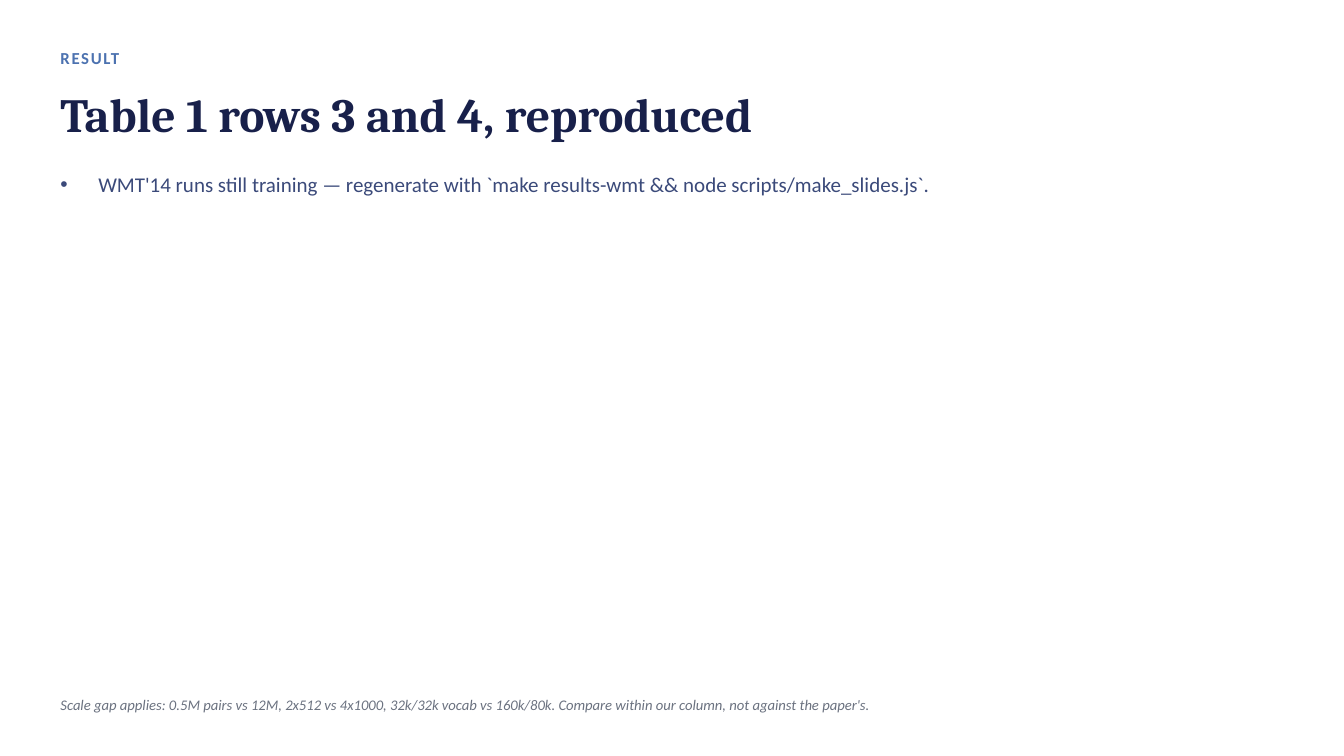
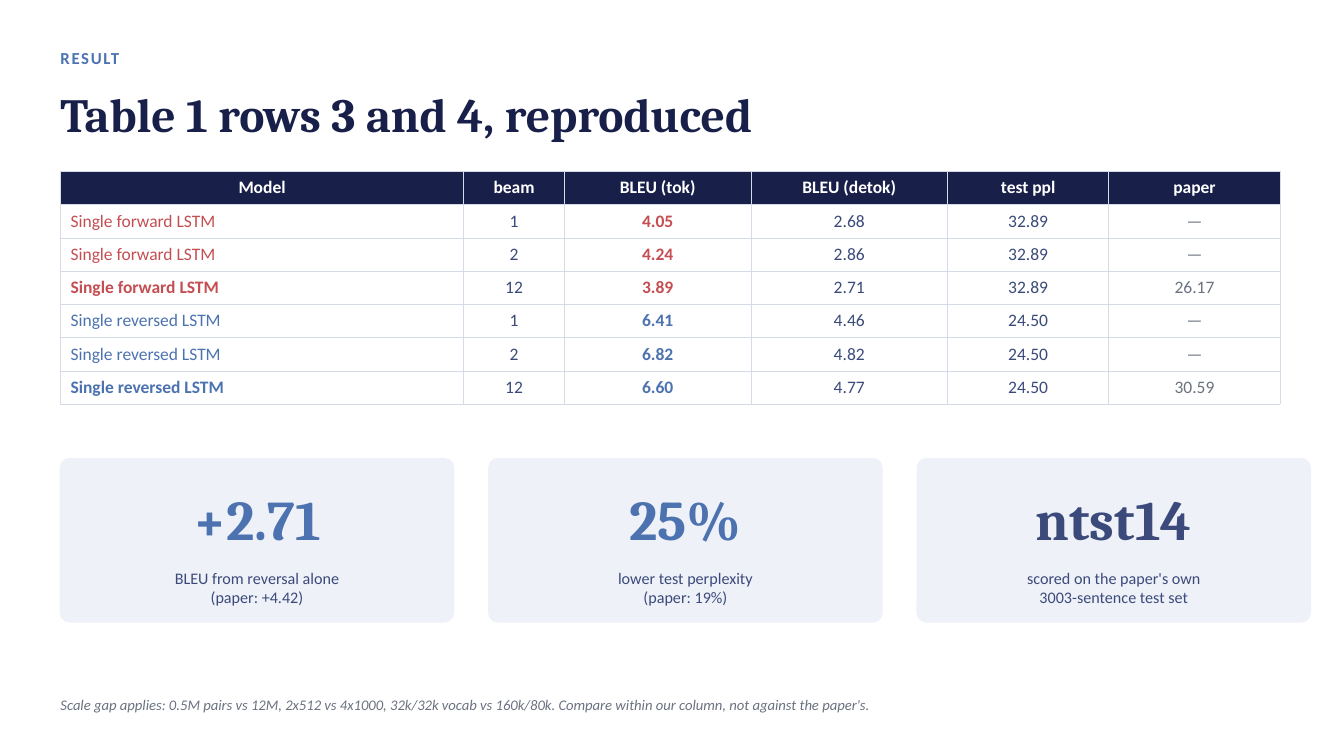
Before and after one commit to RubenS183/seq2seq-ee5180, a slide deck: slide 7 of slides/EE5180_midterm_slides.pptx. Drawn at 1344x756 pixels with LibreOffice and Linux fonts; fonts in the diff are those of the drawing. Boxes give left, top, right and bottom in pixels: in the first picture for what was removed or moved away, otherwise in the second. Text is boxed around its words. In the diff, an @@ line names an element or a change of style, - is before the commit and + after.

```diff
--- a/slides/EE5180_midterm_slides.pptx
+++ b/slides/EE5180_midterm_slides.pptx
@@ table added at (60,171,1280,400), 7 rows, 6 columns @@
+Model | beam | BLEU (tok) | BLEU (detok) | test ppl | paper
+Single forward LSTM | 1 | 4.05 | 2.68 | 32.89 | —
+Single forward LSTM | 2 | 4.24 | 2.86 | 32.89 | —
+Single forward LSTM | 12 | 3.89 | 2.71 | 32.89 | 26.17
+Single reversed LSTM | 1 | 6.41 | 4.46 | 24.50 | —
+Single reversed LSTM | 2 | 6.82 | 4.82 | 24.50 | —
+Single reversed LSTM | 12 | 6.60 | 4.77 | 24.50 | 30.59
@@ text removed at (98,177,928,196) @@
-• WMT'14 runs still training — regenerate with `make results-wmt && node scripts/make_slides.js`.
@@ rounded rectangle added at (60,459,454,622), fill #EEF1F8, outline #EEF1F8 1 pt @@
@@ rounded rectangle added at (489,459,882,622), fill #EEF1F8, outline #EEF1F8 1 pt @@
@@ rounded rectangle added at (918,459,1311,622), fill #EEF1F8, outline #EEF1F8 1 pt @@
@@ text added at (193,502,321,541), 40 pt, text #4C72B0, bold @@
++2.71
@@ text added at (629,502,741,542), 40 pt, text #4C72B0, bold @@
+25%
@@ text added at (1036,502,1192,541), 40 pt, text #3B4A7A, bold @@
+ntst14
@@ text added at (175,573,339,606), 11.5 pt, text #3B4A7A @@
+BLEU from reversal alone
+(paper: +4.42)
@@ text added at (618,573,752,606), 11.5 pt, text #3B4A7A @@
+lower test perplexity
+(paper: 19%)
@@ text added at (1027,573,1200,603), 11.5 pt, text #3B4A7A @@
+scored on the paper's own
+3003-sentence test set
```
Also in this commit, not shown: 2 other slides changed, 41 other files.
